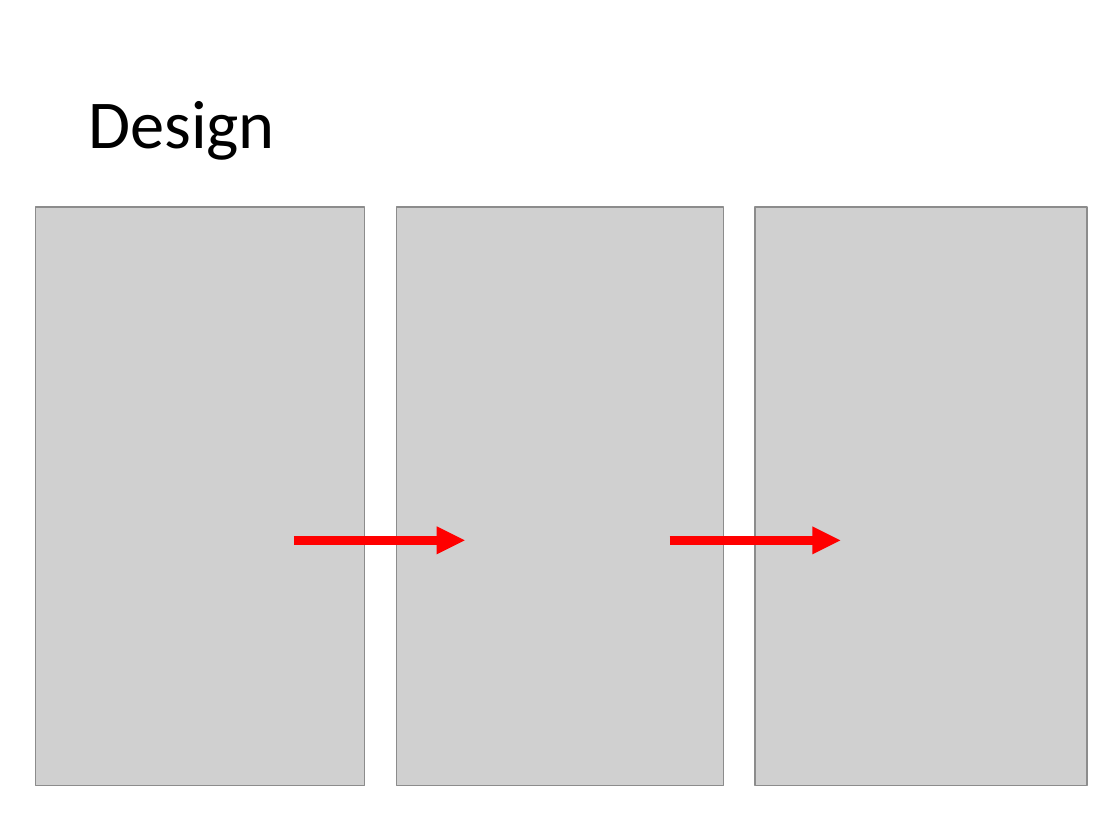
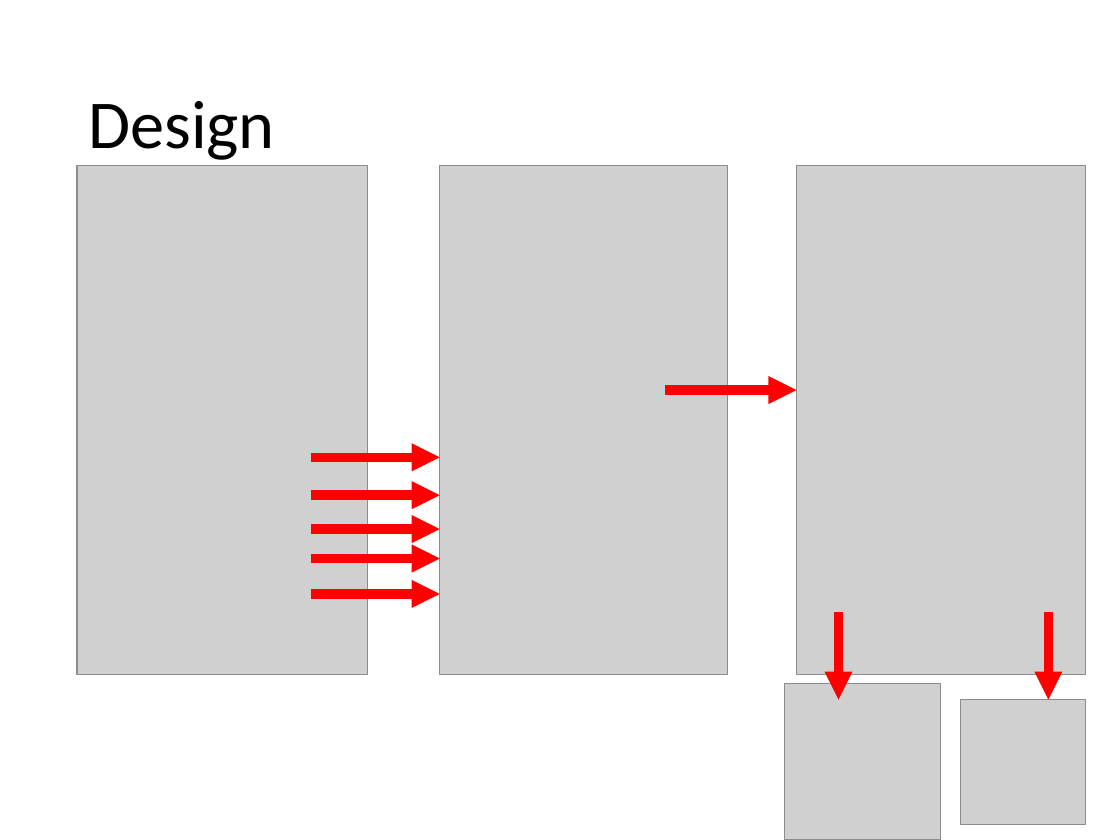
Before and after one commit to MSE-MobOP/Ski-Compass, a slide deck: slide 6 of Documents/Presentation/Presentation.pptx. Drawn at 1120x840 pixels with LibreOffice and Linux fonts; fonts in the diff are those of the drawing; grey boxes stand for pictures. Boxes give left, top, right and bottom in pixels: in the first picture for what was removed or moved away, otherwise in the second. Text is boxed around its words. In the diff, an @@ line names an element or a change of style, - is before the commit and + after.

```diff
--- a/Documents/Presentation/Presentation.pptx
+++ b/Documents/Presentation/Presentation.pptx
@@ picture: place and size @@
-picture at bbox=[36, 207, 365, 786]
+picture at bbox=[77, 166, 367, 675]
@@ picture: place and size @@
-picture at bbox=[396, 207, 724, 786]
+picture at bbox=[440, 166, 728, 675]
@@ picture: place and size @@
-picture at bbox=[755, 207, 1086, 786]
+picture at bbox=[796, 166, 1085, 675]
@@ arrow moved from (670, 540) - (840, 540) to (665, 390) - (796, 390) @@
@@ arrow moved from (293, 540) - (465, 540) to (311, 457) - (440, 457) @@
@@ arrow added from (311, 495) to (440, 495), #FF0000 6 pt @@
@@ arrow added from (311, 529) to (440, 529), #FF0000 6 pt @@
@@ arrow added from (311, 559) to (440, 559), #FF0000 6 pt @@
@@ arrow added from (311, 594) to (440, 594), #FF0000 6 pt @@
@@ arrow added from (839, 612) to (839, 700), #FF0000 6 pt @@
@@ arrow added from (1048, 612) to (1048, 700), #FF0000 6 pt @@
@@ picture added at bbox=[785, 684, 941, 840] @@
@@ picture added at bbox=[961, 700, 1085, 824] @@
```
